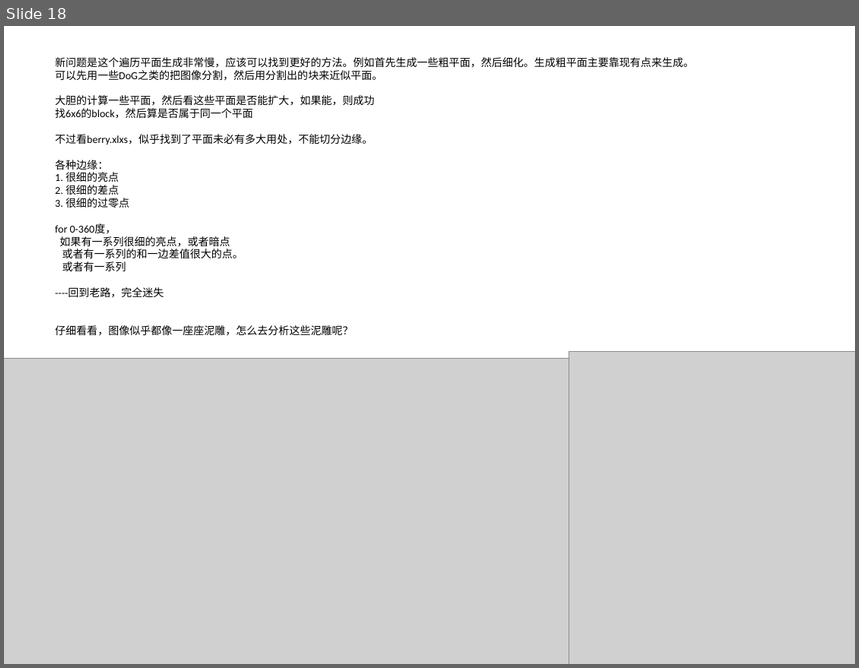
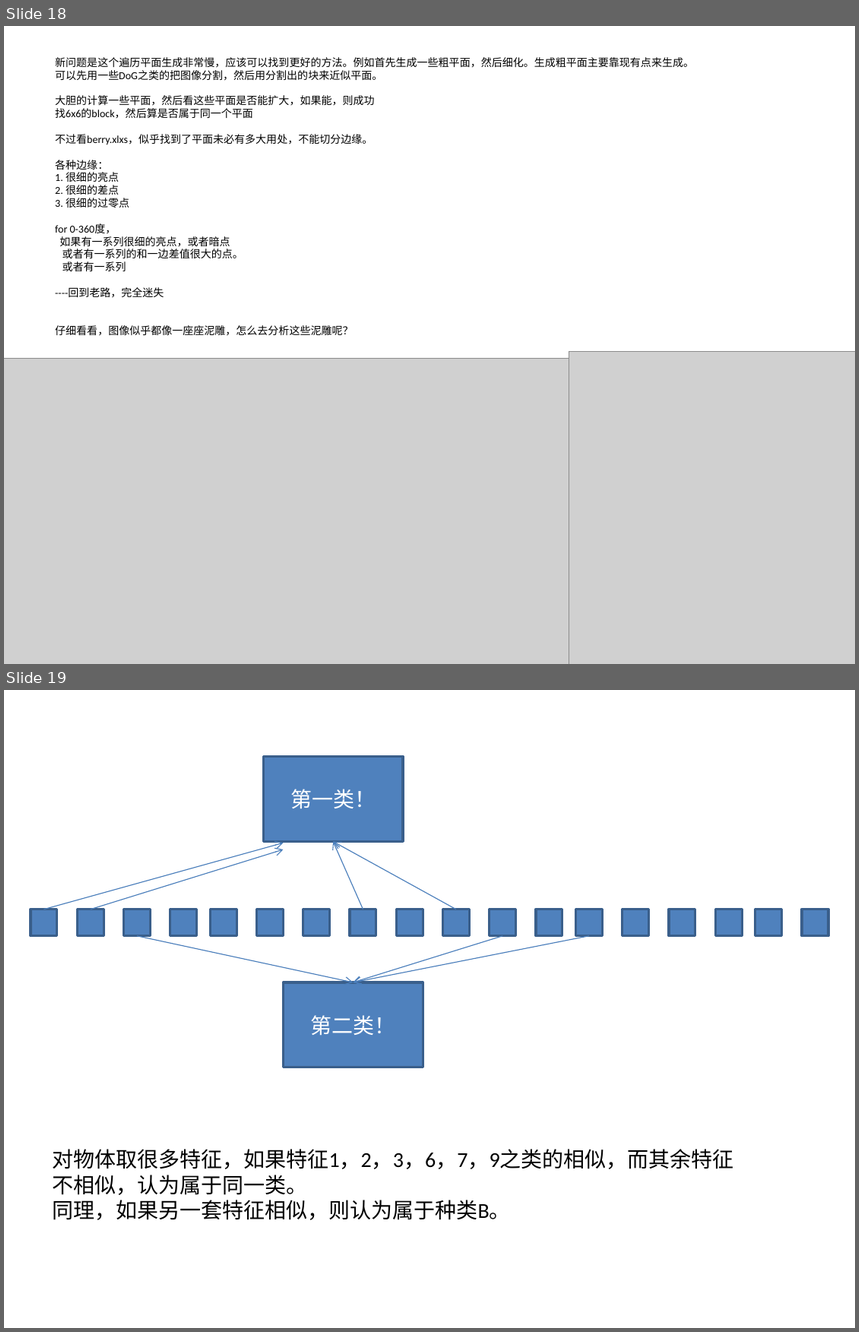
Before and after one commit to dahaiexp/imgproc, a slide deck: degrees.pptx. Shown one above the other, each under a label of ours: slide 18 before the commit, slides 18 and 19 after it. The pictures are 859x668 and 859x1332 pixels, drawn with LibreOffice and Linux fonts; fonts in the diff are those of the drawing; grey boxes stand for pictures. Boxes give left, top, right and bottom in pixels: in the first picture for what was removed or moved away, otherwise in the second. Text is boxed around its words. In the diff, an @@ line names an element or a change of style, - is before the commit and + after.

```diff
--- a/degrees.pptx
+++ b/degrees.pptx
@@ slide 19 added at [4,690,855,1328], background #FFFFFF @@
@@ rectangle added at [264,756,403,841], fill #4F81BD, outline #3A5F8C 2 pt, 18 pt, text #FFFFFF @@
+第一类！
@@ arrow added from (44, 910) to (283, 844), #4B7EBC 0.75 pt @@
@@ arrow added from (91, 910) to (283, 849), #4B7EBC 0.75 pt @@
@@ arrow added from (363, 910) to (333, 841), #4B7EBC 0.75 pt @@
@@ arrow added from (456, 910) to (333, 841), #4B7EBC 0.75 pt @@
@@ rectangle added at [31,910,56,936], fill #4F81BD, outline #3A5F8C 2 pt @@
@@ rectangle added at [77,910,104,936], fill #4F81BD, outline #3A5F8C 2 pt @@
@@ rectangle added at [124,910,151,936], fill #4F81BD, outline #3A5F8C 2 pt @@
@@ rectangle added at [170,910,196,936], fill #4F81BD, outline #3A5F8C 2 pt @@
@@ rectangle added at [210,910,237,936], fill #4F81BD, outline #3A5F8C 2 pt @@
@@ rectangle added at [257,910,283,936], fill #4F81BD, outline #3A5F8C 2 pt @@
@@ rectangle added at [303,910,330,936], fill #4F81BD, outline #3A5F8C 2 pt @@
@@ rectangle added at [350,910,376,936], fill #4F81BD, outline #3A5F8C 2 pt @@
@@ rectangle added at [396,910,423,936], fill #4F81BD, outline #3A5F8C 2 pt @@
@@ rectangle added at [443,910,470,936], fill #4F81BD, outline #3A5F8C 2 pt @@
@@ rectangle added at [489,910,515,936], fill #4F81BD, outline #3A5F8C 2 pt @@
@@ rectangle added at [536,910,563,936], fill #4F81BD, outline #3A5F8C 2 pt @@
@@ rectangle added at [576,910,602,936], fill #4F81BD, outline #3A5F8C 2 pt @@
@@ rectangle added at [623,910,649,936], fill #4F81BD, outline #3A5F8C 2 pt @@
@@ rectangle added at [669,910,695,936], fill #4F81BD, outline #3A5F8C 2 pt @@
@@ rectangle added at [715,910,742,936], fill #4F81BD, outline #3A5F8C 2 pt @@
@@ rectangle added at [756,910,782,936], fill #4F81BD, outline #3A5F8C 2 pt @@
@@ rectangle added at [803,910,829,936], fill #4F81BD, outline #3A5F8C 2 pt @@
@@ arrow added from (137, 936) to (353, 983), #4B7EBC 0.75 pt @@
@@ arrow added from (503, 936) to (353, 983), #4B7EBC 0.75 pt @@
@@ arrow added from (590, 936) to (353, 983), #4B7EBC 0.75 pt @@
@@ rectangle added at [283,983,423,1068], fill #4F81BD, outline #3A5F8C 2 pt, 18 pt, text #FFFFFF @@
+第二类！
@@ text added at [53,1149,734,1220], 18 pt, text #000000 @@
+对物体取很多特征，如果特征1，2，3，6，7，9之类的相似，而其余特征不相似，认为属于同一类。
+同理，如果另一套特征相似，则认为属于种类B。
```
Also in this commit, not shown: 1 other file.
